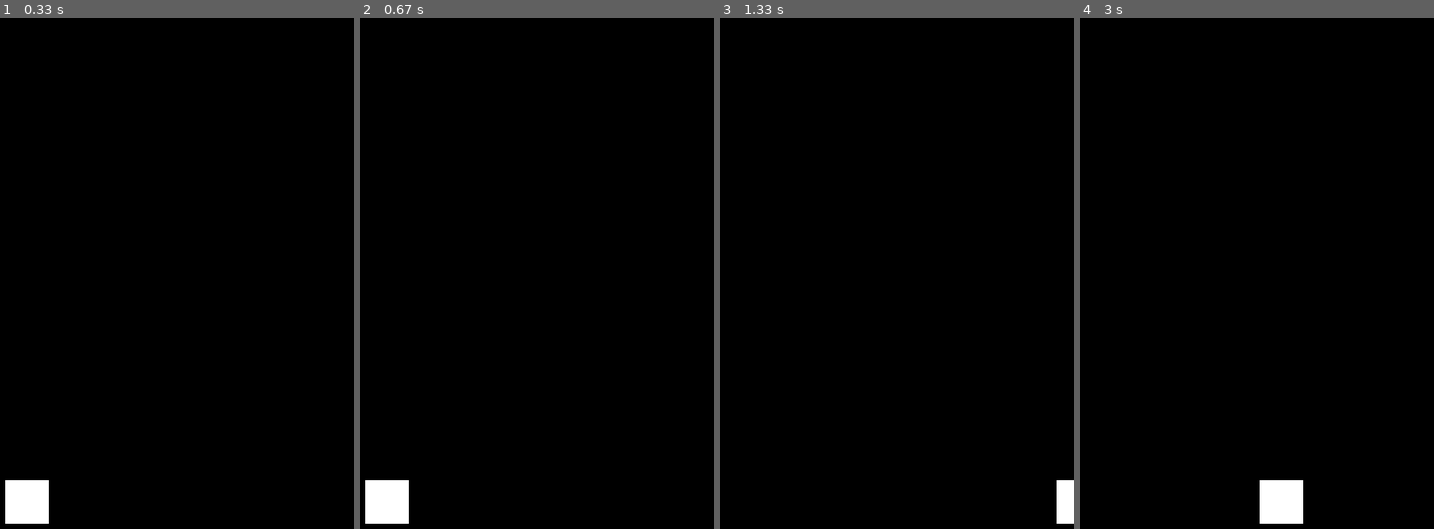
Above: before the commit, frames 1-4 (left to right).
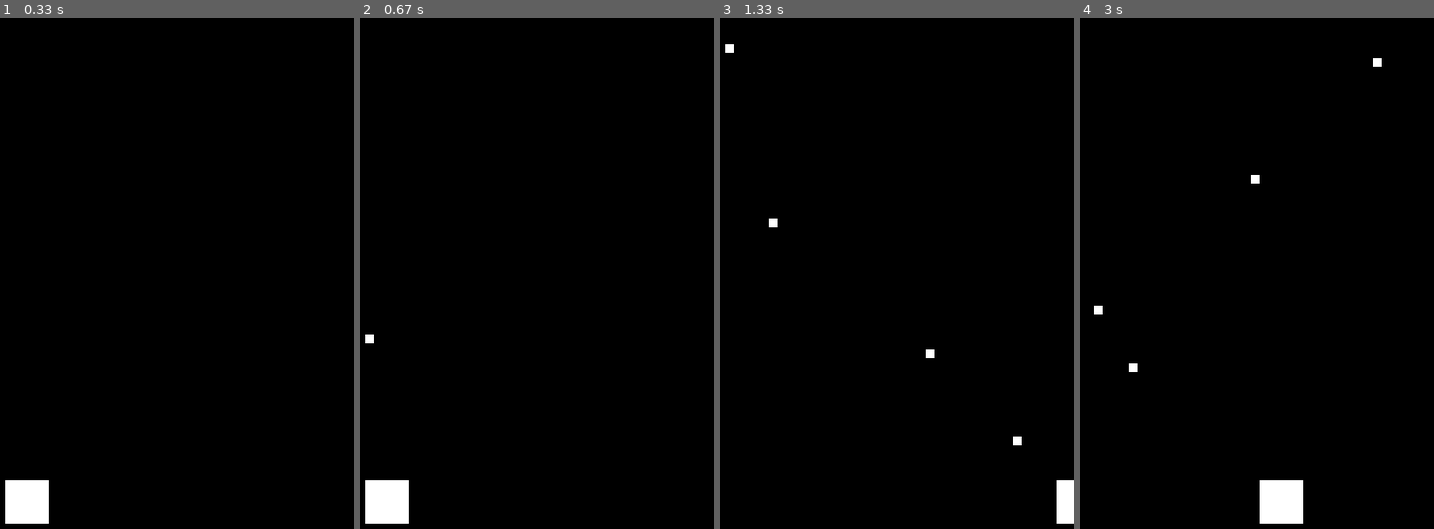
Above: after the commit, the same moments.

Repository: vasyasgors/PyGameTestTask
Game: pygame game, started from PyGameTestTask/Game/main.py
The game is run twice, just before and just after one commit, with the same random seed, the same clock (stepped at 60 frames per second) and the same inputs.
Inputs:
- Up to frame 1 (0.33 s): no input
- Up to frame 2 (0.67 s): tap Space at 0.33 s
- Up to frame 3 (1.33 s): hold Right 0.67-1.13 s; tap Space at 0.73, 1.03, 1.23 s; hold Right from 1.17 s (still down)
- Up to frame 4 (3 s): tap Space at 1.53, 1.73, 2.03, 2.3, 2.6, 2.73 s; release Right at 1.63 s; hold Left 1.67-2.2 s; hold Left 2.23-2.63 s; hold Right from 2.67 s (still down)

Frame 1 is identical in both runs. In frame 2, less than 0.1% of the frame differs, in the area x 1-4%, y 61-64%; in frame 3, 0.2%, in the area x 1-86%, y 5-84%; in frame 4, 0.2%.

Commit message:
добавил стрельбу

Diff:
--- a/PyGameTestTask/Game/Player.py
+++ b/PyGameTestTask/Game/Player.py
@@ -1,6 +1,11 @@
 import pygame
+
+
 from SimpleEngine.GameObject import *
 from SimpleEngine.Input import *
+from SimpleEngine.Game import *
+
+from Game.Projectile import *
 
 class Player(GameObject):
 
@@ -14,3 +19,6 @@
 
         if Input.isKeyPressed(KeyCode.RightArrow):
             self.x += 10
+
+        if Input.isKeyDown(KeyCode.Space):
+            Game.Instance.SpawnGameObject(Projectile((255, 255, 255), x = self.x, y = self.y, w = 10, h = 10, movementSpeed = 500));
--- /dev/null
+++ b/PyGameTestTask/Game/Projectile.py
@@ -0,0 +1,15 @@
+import pygame
+
+
+from SimpleEngine.GameObject import *
+from SimpleEngine.Input import *
+from SimpleEngine.Game import *
+
+class Projectile(GameObject):
+
+     def __init__(self, color, x, y, w, h, movementSpeed):
+        super().__init__(color, x, y, w, h)
+        self.movementSpeed = movementSpeed
+
+     def update(self):
+        self.y -= self.movementSpeed * Time.DeltaTime
--- a/PyGameTestTask/Game/main.py
+++ b/PyGameTestTask/Game/main.py
@@ -1,5 +1,6 @@
 from SimpleEngine.Game import *
 from Game.Player import *
+
 
 player = Player((255, 255, 255), x = 400, y = 530, w = 50, h = 50, movementSpeed = 10)
 
--- a/PyGameTestTask/SimpleEngine/Game.py
+++ b/PyGameTestTask/SimpleEngine/Game.py
@@ -8,10 +8,12 @@
 
 class Game:
 
+	Instance = None
 
 	def __init__(self, backgroundColor, targetFPS):
 		self.backgroundColor = backgroundColor
 		self.targetFPS = targetFPS
+		Game.Instance = self;
 
 	def InitDisplay(self, size, title):
 		pygame.init()
@@ -23,24 +25,34 @@
 
 
 	def Start(self, scene):
-		self.scene = scene
+		self.loadedScene = scene
 		self.started = True
 
 		while self.started == True:
 			self.display.fill(self.backgroundColor)
 
-			events = pygame.event.get()
+			Input.Events = pygame.event.get()
 
 			Input.Keys = pygame.key.get_pressed()
 
-			for event in events:
+			for event in Input.Events:
 				if event.type == pygame.QUIT:
 					pygame.quit()
 					return
 
-			scene.update()
+			self.loadedScene.update()
 
-			self.scene.render(self.display)
+			self.loadedScene.render(self.display)
 			pygame.display.update()
 
 			Time.DeltaTime = self.clock.tick(self.targetFPS) / 1000
+
+	def LoadScene(self, scene):
+		self.loadedScene = scene
+
+	def SpawnGameObject(self, object):
+		if self.loadedScene != None:
+			self.loadedScene.objects.append(object);
+
+	def DestroyGameObject(self, object):
+		self.loadedScene.objects.remove(object);
--- a/PyGameTestTask/SimpleEngine/Input.py
+++ b/PyGameTestTask/SimpleEngine/Input.py
@@ -3,11 +3,20 @@
 class KeyCode:
     LeftArrow = pygame.K_LEFT
     RightArrow = pygame.K_RIGHT
+    Space = pygame.K_SPACE
 
 class Input:
 
     Keys = []
+    Events = None
 
     @staticmethod
     def isKeyPressed(key):
         return Input.Keys[key];
+
+    @staticmethod
+    def isKeyDown(key):
+        for event in Input.Events:
+            if event.type == pygame.KEYDOWN and event.key == key:
+                return True;
+        return False
Not shown, changed: PyGameTestTask/PyGameTestTask.pyproj
